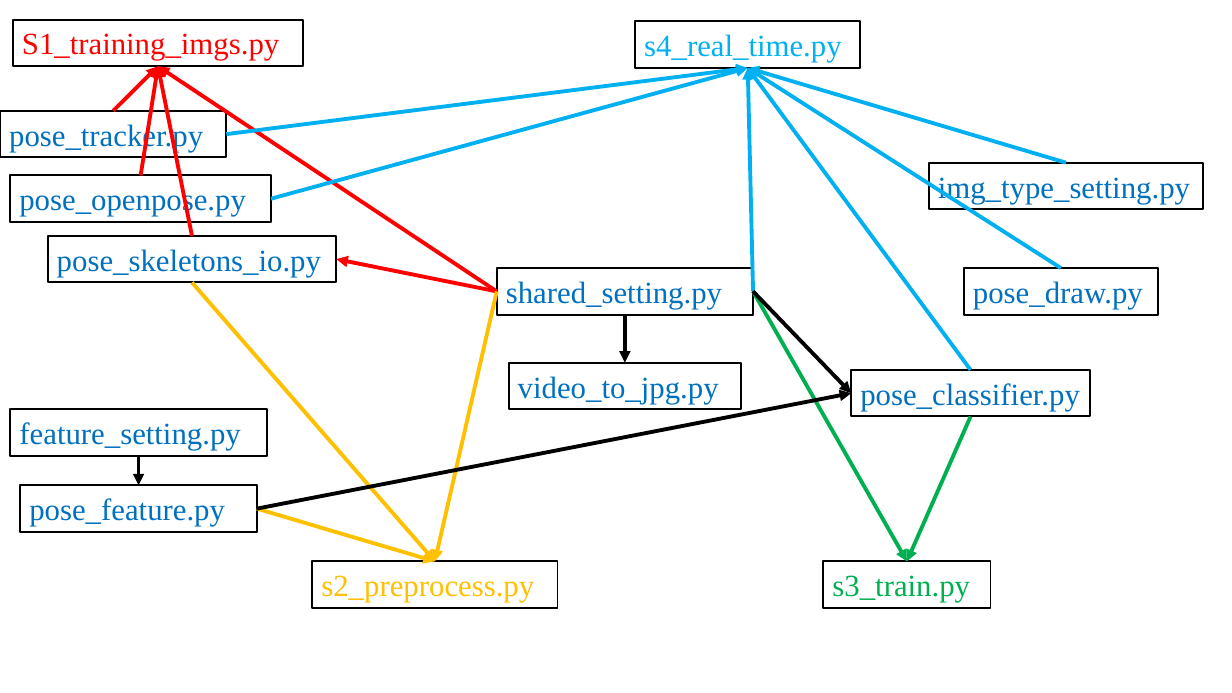
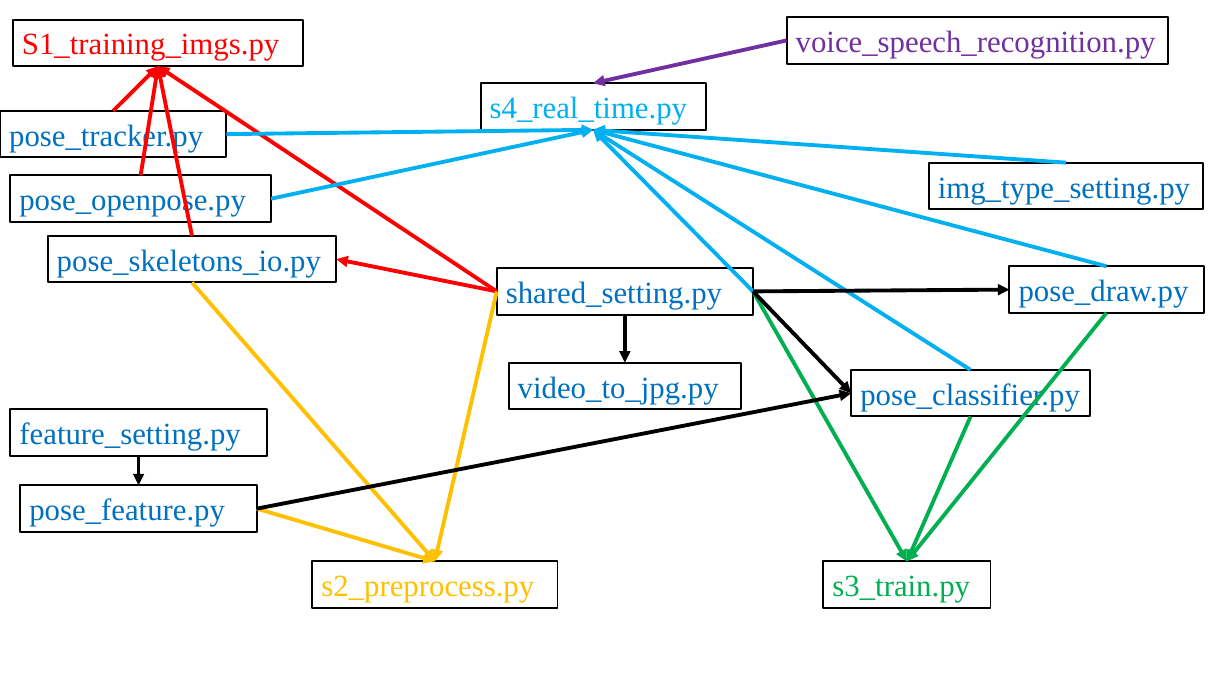
Before and after one commit to Luno82o/FinalProject-Impossible, a slide deck: slide 7 of tfpose-realtime2/結構.pptx (slide 5 before the commit). Drawn at 1232x693 pixels with LibreOffice and Linux fonts; fonts in the diff are those of the drawing. Boxes give left, top, right and bottom in pixels: in the first picture for what was removed or moved away, otherwise in the second. Text is boxed around its words. In the diff, an @@ line names an element or a change of style, - is before the commit and + after.

```diff
--- a/tfpose-realtime2/結構.pptx
+++ b/tfpose-realtime2/結構.pptx
@@ rectangle added at (x1=787, y1=18, x2=1167, y2=64), outline #000000 1.5 pt, 24 pt, text #7030A0 @@
+voice_speech_recognition.py
@@ arrow added from (787, 41) to (593, 83), #7030A0 3 pt @@
@@ rectangle "s4_real_time.py" moved from (x1=635, y1=21, x2=860, y2=67) to (x1=481, y1=83, x2=706, y2=129) @@
@@ arrow moved from (226, 134) - (748, 68) to (226, 134) - (593, 130) @@
@@ arrow moved from (271, 199) - (748, 68) to (271, 199) - (593, 130) @@
@@ arrow moved from (1061, 268) - (748, 68) to (1107, 266) - (593, 130) @@
@@ arrow moved from (970, 370) - (748, 68) to (970, 370) - (593, 130) @@
@@ arrow moved from (1067, 163) - (748, 68) to (1067, 163) - (593, 130) @@
@@ arrow moved from (753, 291) - (748, 68) to (753, 291) - (593, 130) @@
@@ rectangle "pose_draw.py" moved from (x1=964, y1=268, x2=1158, y2=314) to (x1=1009, y1=266, x2=1203, y2=312) @@
@@ arrow added from (753, 291) to (1009, 289), #000000 3 pt @@
@@ arrow added from (1107, 313) to (908, 562), #00B050 3 pt @@
```
Also in this commit, not shown: 5 other slides changed, 5 slides added, 28 other files.
